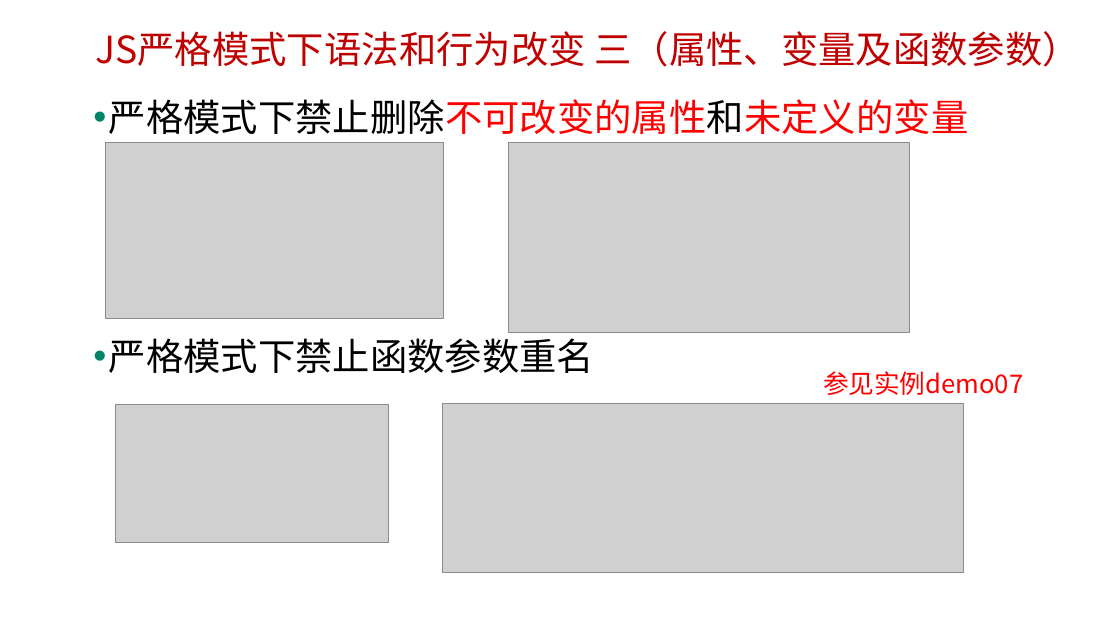
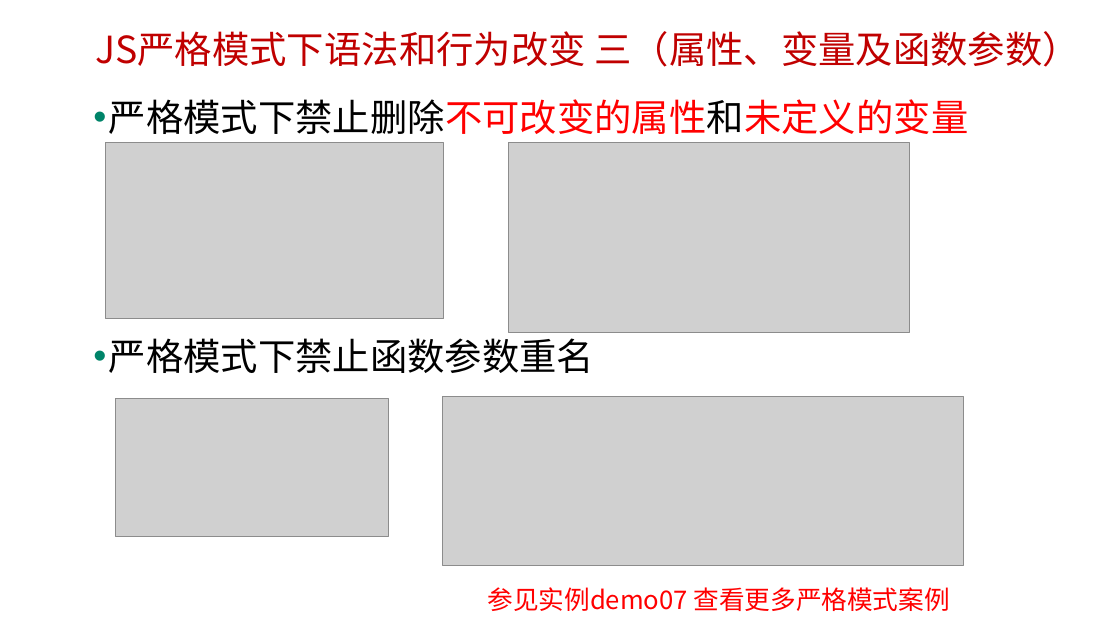
Before and after one commit to edu2act/course-javascript-advanced, a slide deck: slide 10 of 课程PPT/03.JavaScript语法、表达式及语句、运算符.pptx. Drawn at 1120x630 pixels with LibreOffice and Linux fonts; fonts in the diff are those of the drawing; grey boxes stand for pictures; background and template pictures are left out. Boxes give left, top, right and bottom in pixels: in the first picture for what was removed or moved away, otherwise in the second. Text is boxed around its words. In the diff, an @@ line names an element or a change of style, - is before the commit and + after.

```diff
--- a/课程PPT/03.JavaScript语法、表达式及语句、运算符.pptx
+++ b/课程PPT/03.JavaScript语法、表达式及语句、运算符.pptx
@@ picture: place and size @@
-picture at <box>115,405,389,543</box>
+picture at <box>115,398,389,536</box>
@@ picture: place and size @@
-picture at <box>442,403,963,572</box>
+picture at <box>442,397,963,565</box>
@@ text at <box>488,587,950,611</box>: text changed @@
-参见实例demo07
+参见实例demo07 查看更多严格模式案例
```
Also in this commit, not shown: 10 other slides changed, 13 other files.
